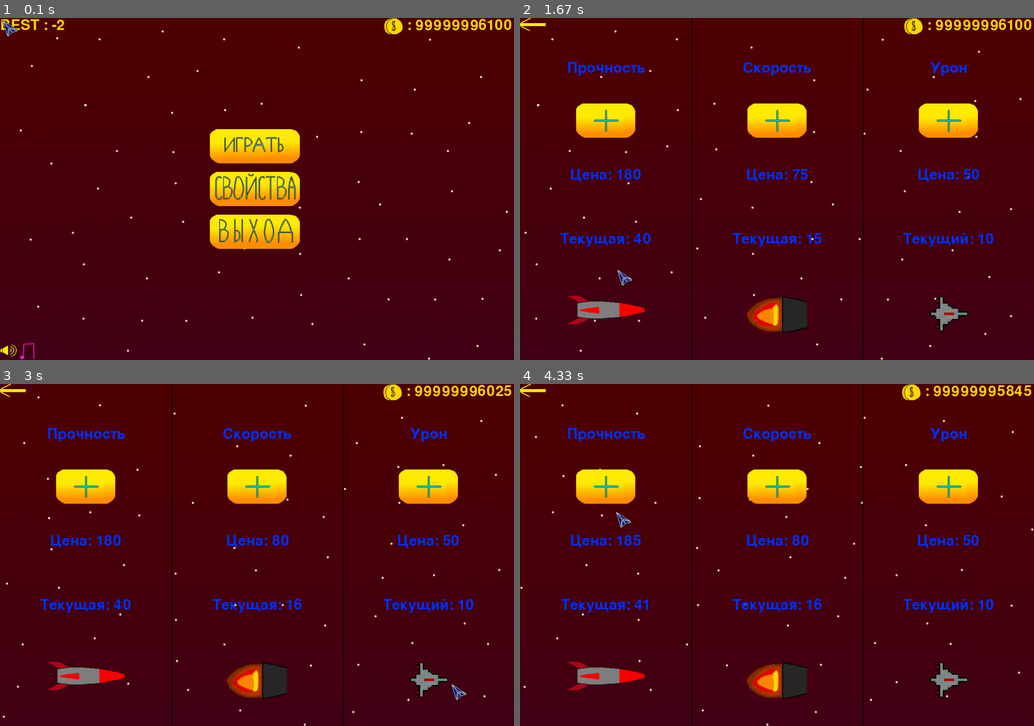
Above: before the commit, frames 1-4 (two rows, left to right).
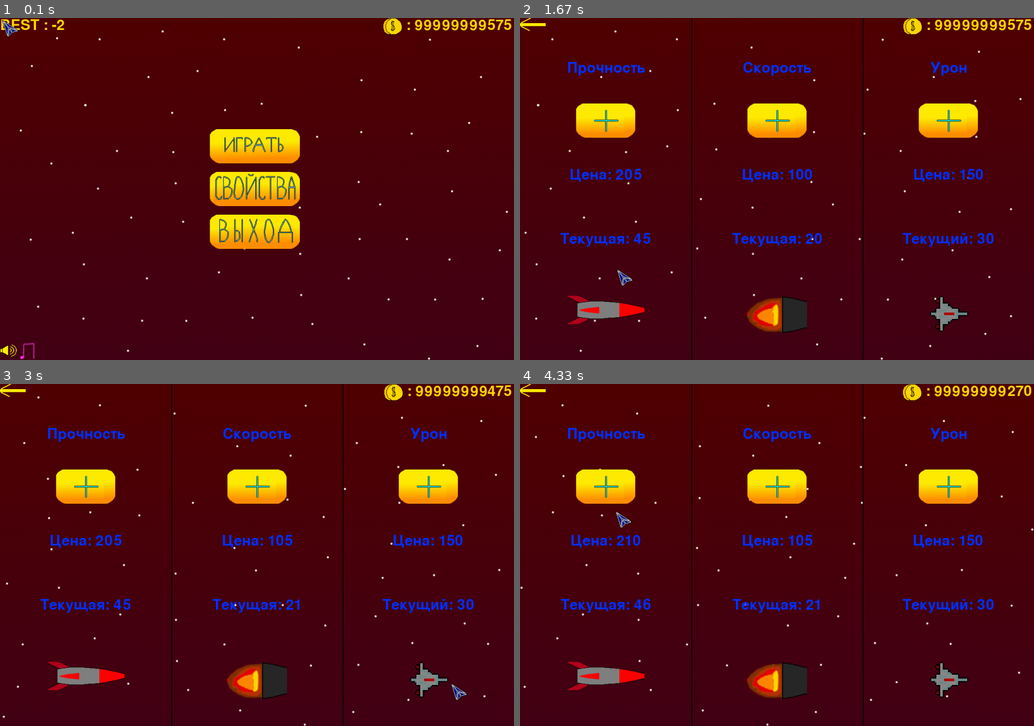
Above: after the commit, the same moments.

Repository: PismerovKir/YandexPygameProject
Game: pygame game, started from Тест прога.py
Same seed, same stepped clock (60 frames per second), same inputs: the game is played once before the commit and once after it.
Inputs (mouse positions are in pixels of both pictures, inside the frame that each line leads up to):
- Up to frame 1 (0.1 s): no input
- Up to frame 2 (1.67 s): click (777, 189) at 0.38 s; click (756, 202) at 0.72 s; click (653, 192) at 1.05 s; click (617, 271) at 1.38 s
- Up to frame 3 (3 s): click (318, 585) at 1.72 s; click (133, 486) at 2.05 s; click (241, 496) at 2.38 s; click (452, 684) at 2.72 s
- Up to frame 4 (4.33 s): click (694, 442) at 3.05 s; click (581, 479) at 3.38 s; click (962, 527) at 3.72 s; click (617, 510) at 4.05 s

The runs differ from the first frame. In frame 1, 0.4% of the frame differs, in the area x 74-100%, y 0-5%; in frame 2, 1.5%; in frame 3, 1.4%; in frame 4, 1.5%, in the area x 7-100%, y 0-67%.

Commit message:
Звук покупки улучшения, звук нехватки монет.

Diff:
--- a/data/gamedata.txt
+++ b/data/gamedata.txt
@@ -1,5 +1,5 @@
 -2
-99999996100
-35
-9
-14
+99999999575
+40
+29
+19
--- a/Тест прога.py
+++ b/Тест прога.py
@@ -62,6 +62,10 @@
 alienpew = pygame.mixer.Sound("data/alienpew.wav")
 alienpew.set_volume(0.4)
 
+buyUpgrade = pygame.mixer.Sound("data/buyUpgrade.wav")
+noMoney = pygame.mixer.Sound("data/noMoney.wav")
+
+
 
 def load_image(name, color_key=None):
     fullname = os.path.join('data', name)
@@ -614,7 +618,7 @@
 
 def UpgradeGame():
 
-    global MONEY, LEVEL_SPD, LEVEL_DUR, LEVEL_DMG
+    global MONEY, LEVEL_SPD, LEVEL_DUR, LEVEL_DMG, SOUND
 
     upgrade_sprites = pygame.sprite.Group()
 
@@ -713,18 +717,33 @@
                     if MONEY >= LEVEL_DUR * 5 + 5:
                         MONEY -= LEVEL_DUR * 5 + 5
                         LEVEL_DUR += 1
+                        if SOUND:
+                            buyUpgrade.play()
+                    else:
+                        if SOUND:
+                            noMoney.play()
 
             if event.type == pygame.MOUSEBUTTONDOWN and event.button == 1:
                 if UpgradeDMGButton.rect.collidepoint(event.pos):
                     if MONEY >= LEVEL_DMG * 5 + 5:
                         MONEY -= LEVEL_DMG * 5 + 5
                         LEVEL_DMG += 1
+                        if SOUND:
+                            buyUpgrade.play()
+                    else:
+                        if SOUND:
+                            noMoney.play()
 
             if event.type == pygame.MOUSEBUTTONDOWN and event.button == 1:
                 if UpgradeSPDButton.rect.collidepoint(event.pos):
                     if MONEY >= LEVEL_SPD * 5 + 5:
                         MONEY -= LEVEL_SPD * 5 + 5
                         LEVEL_SPD += 1
+                        if SOUND:
+                            buyUpgrade.play()
+                    else:
+                        if SOUND:
+                            noMoney.play()
 
             if event.type == pygame.KEYDOWN:
                 if pygame.key.get_pressed()[pygame.K_ESCAPE]:
Not shown, added: data/buyUpgrade.wav
Not shown, added: data/noMoney.wav
